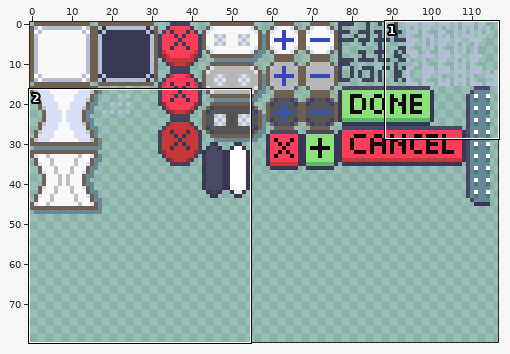
File history of a sprite sheet, assets/spritesheet.png. Above, an overview of the earlier version with the close-up marked.
Close-up. Earlier state:
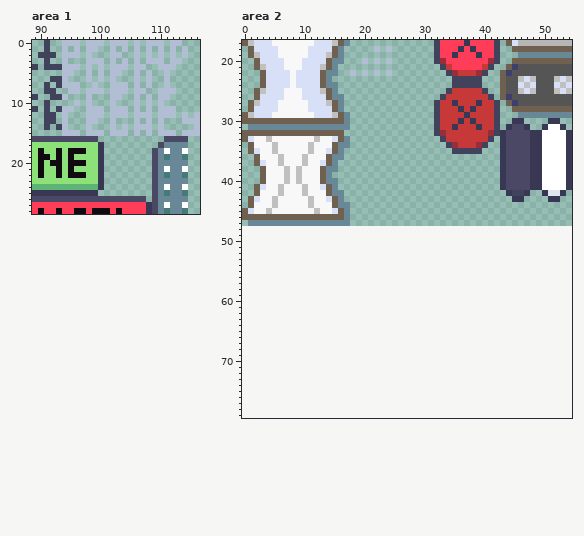
The file is 117x48 pixels. Shown: area 1: x 89..116, y 0..28; area 2: x 0..54, y 17..79. The old version is drawn lined up with the new one, on the new canvas. The commit also changed other parts of the picture, which this record leaves out.
The result:
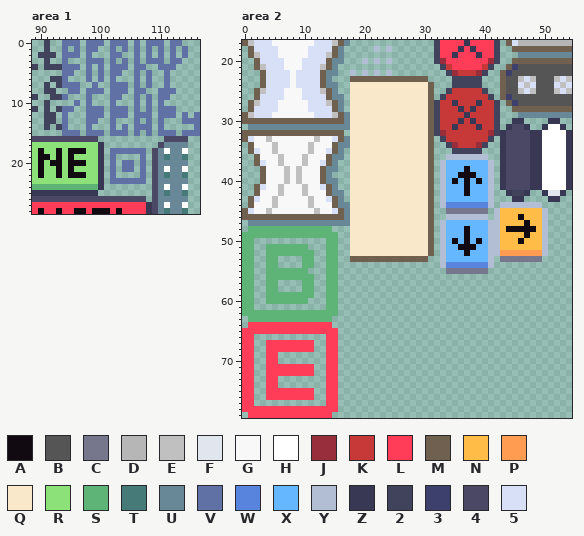
Palette (. is transparent): A #120a11  B #555555  C #76768d  D #b6b6b6  E #c0c0c0  F #e1e5ed  G #f8f8f8  H #ffffff  J #982e3c  K #c73838  L #ff3d59  M #706050  N #ffbc47  P #ff9c51  Q #f9e8ca  R #8de179  S #5eb376  T #457a78  U #688898  V #5f71a5  W #5884de  X #65b7ff  Y #b2bed3  Z #383854  2 #41435d  3 #3d406d  4 #4b4865  5 #d8e0f8
Edits made:
canvas 117x48 -> 117x80
Changed rows in their new state; - is an unchanged pixel.
Area 1:
first column x 94:
 0 VVV-VVV-VVV-V-VVV-VV---
 1 V-V-VV--V-V-V-V-V-V-V--
 2 VVV-V---VV--V-V-V-V-V--
 3 V---VVV-V-V-V-VVV-VV---
 4 VVV-V-V-VVV-VV--VVV----
 5 VV--V-V-VV--V-V--V-----
 6 V---V-V-V---V-V--V-----
 7 VVV--V--VVV-V-V--V-----
 8 -VV-VVV-VVV-VV--VVV----
 9 V---V---VV--V-V-VV-----
10 --V-V---V---V-V-V------
11 VV--VVV-VVV-V-V-VVV----
12 V---VVV-VVV-VVV-VVV-V-V
13 V---VV--V---V-V-V---VVV
14 V---V---V-V-VVV-V-----V
15 VVV-VVV-VVV-V-V-VVV-VVV
18 --------VVVVVV---------
19 --------V----V---------
20 --------V-VV-V---------
21 --------V-VV-V---------
22 --------V----V---------
23 --------VVVVVV---------
Area 2:
first column x 0:
23 ------------------MMMMMMMMMMMMM--------------------
24 ------------------QQQQQQQQQQQQQM-------------------
25 ------------------QQQQQQQQQQQQQM-------------------
26 ------------------QQQQQQQQQQQQQM-------------------
27 ------------------QQQQQQQQQQQQQM-------------------
28 ------------------QQQQQQQQQQQQQM-------------------
29 ------------------QQQQQQQQQQQQQM-------------------
30 ------------------QQQQQQQQQQQQQM-------------------
31 ------------------QQQQQQQQQQQQQM-------------------
32 ------------------QQQQQQQQQQQQQM-------------------
33 ------------------QQQQQQQQQQQQQM-------------------
34 ------------------QQQQQQQQQQQQQM-------------------
35 ------------------QQQQQQQQQQQQQM-------------------
36 ------------------QQQQQQQQQQQQQM--YYYYYYY----------
37 ------------------QQQQQQQQQQQQQM-YXXXXXXXY---------
38 ------------------QQQQQQQQQQQQQM-YXXXAXXXY---------
39 ------------------QQQQQQQQQQQQQM-YXXAAAXXY---------
40 ------------------QQQQQQQQQQQQQM-YXAXAXAXY---------
41 ------------------QQQQQQQQQQQQQM-YXXXAXXXY---------
42 ------------------QQQQQQQQQQQQQM-YXXXAXXXY---------
43 ------------------QQQQQQQQQQQQQM-YXXXXXXXY---------
44 ------------------QQQQQQQQQQQQQM-YWWWWWWWY-YYYYYYY-
45 ------------------QQQQQQQQQQQQQM--CCCCCCC-YNNNNNNNY
46 ------------------QQQQQQQQQQQQQM--YYYYYYY-YNNNANNNY
47 ------------------QQQQQQQQQQQQQM-YXXXXXXXYYNNNNANNY
48 -SSSSSSSSSSSSSS---QQQQQQQQQQQQQM-YXXXAXXXYYNAAAAANY
49 SSSSSSSSSSSSSSSS--QQQQQQQQQQQQQM-YXXXAXXXYYNNNNANNY
50 SS------------SS--QQQQQQQQQQQQQM-YXAXAXAXYYNNNANNNY
51 SS--SSSSSSS---SS--QQQQQQQQQQQQQM-YXXAAAXXYYNNNNNNNY
52 SS--SSSSSSSS--SS--QQQQQQQQQQQQQM-YXXXAXXXYYPPPPPPPY
53 SS--SS----SS--SS--MMMMMMMMMMMMM--YXXXXXXXY-CCCCCCC-
54 SS--SS----SS--SS-----------------YWWWWWWWY---------
55 SS--SSSSSSS---SS------------------CCCCCCC----------
56 SS--SSSSSSSS--SS-----------------------------------
57 SS--SS----SS--SS-----------------------------------
58 SS--SS----SS--SS-----------------------------------
59 SS--SSSSSSSS--SS-----------------------------------
60 SS--SSSSSSS---SS-----------------------------------
61 SS------------SS-----------------------------------
62 SSSSSSSSSSSSSSSS-----------------------------------
63 -SSSSSSSSSSSSSS------------------------------------
64 -LLLLLLLLLLLLLL------------------------------------
65 LLLLLLLLLLLLLLLL-----------------------------------
66 LL------------LL-----------------------------------
67 LL--LLLLLLLL--LL-----------------------------------
68 LL--LLLLLLLL--LL-----------------------------------
69 LL--LL--------LL-----------------------------------
70 LL--LL--------LL-----------------------------------
71 LL--LLLLLLLL--LL-----------------------------------
72 LL--LLLLLLLL--LL-----------------------------------
73 LL--LL--------LL-----------------------------------
74 LL--LL--------LL-----------------------------------
75 LL--LLLLLLLL--LL-----------------------------------
76 LL--LLLLLLLL--LL-----------------------------------
77 LL------------LL-----------------------------------
78 LLLLLLLLLLLLLLLL-----------------------------------
79 -LLLLLLLLLLLLLL------------------------------------
Pixel boxes of the changes (left, top, right, bottom) in both close-ups:
changed: (62, 40, 200, 184)
added: (242, 76, 548, 418)
